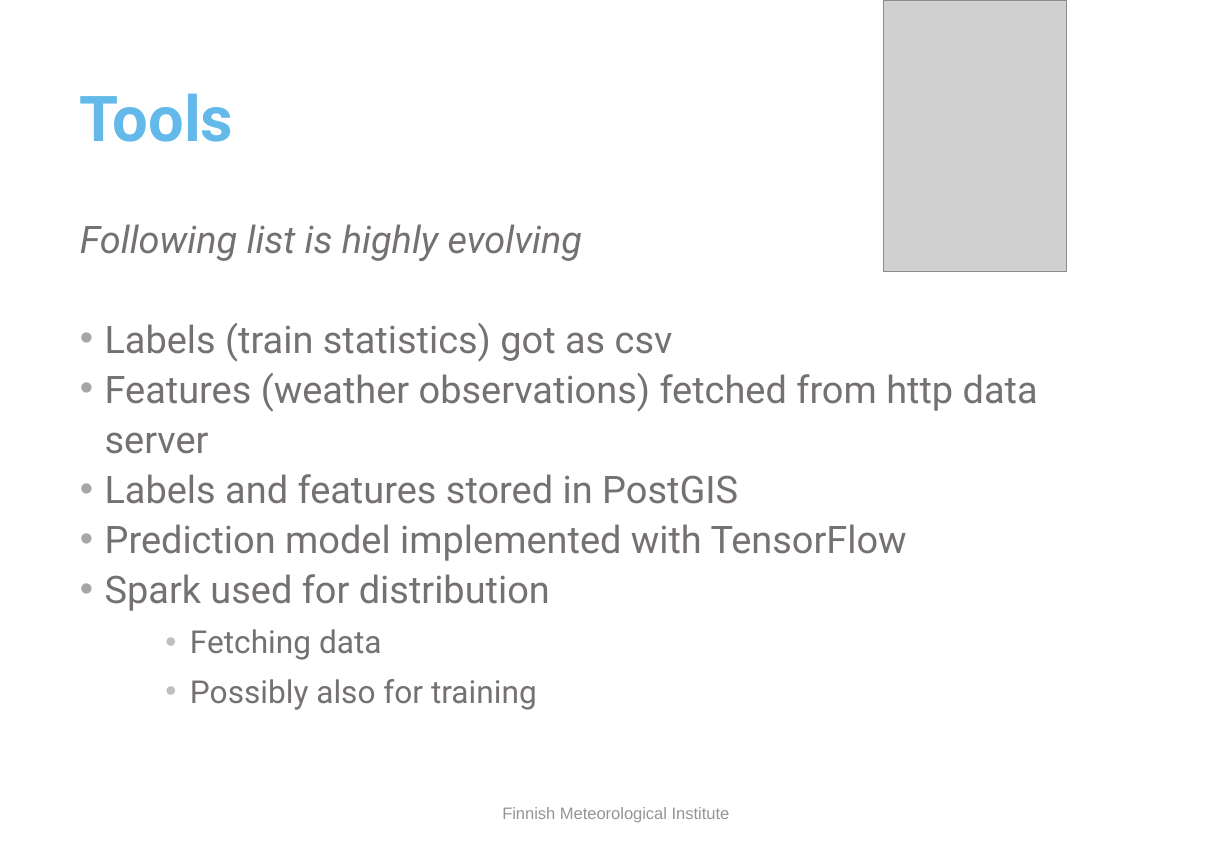
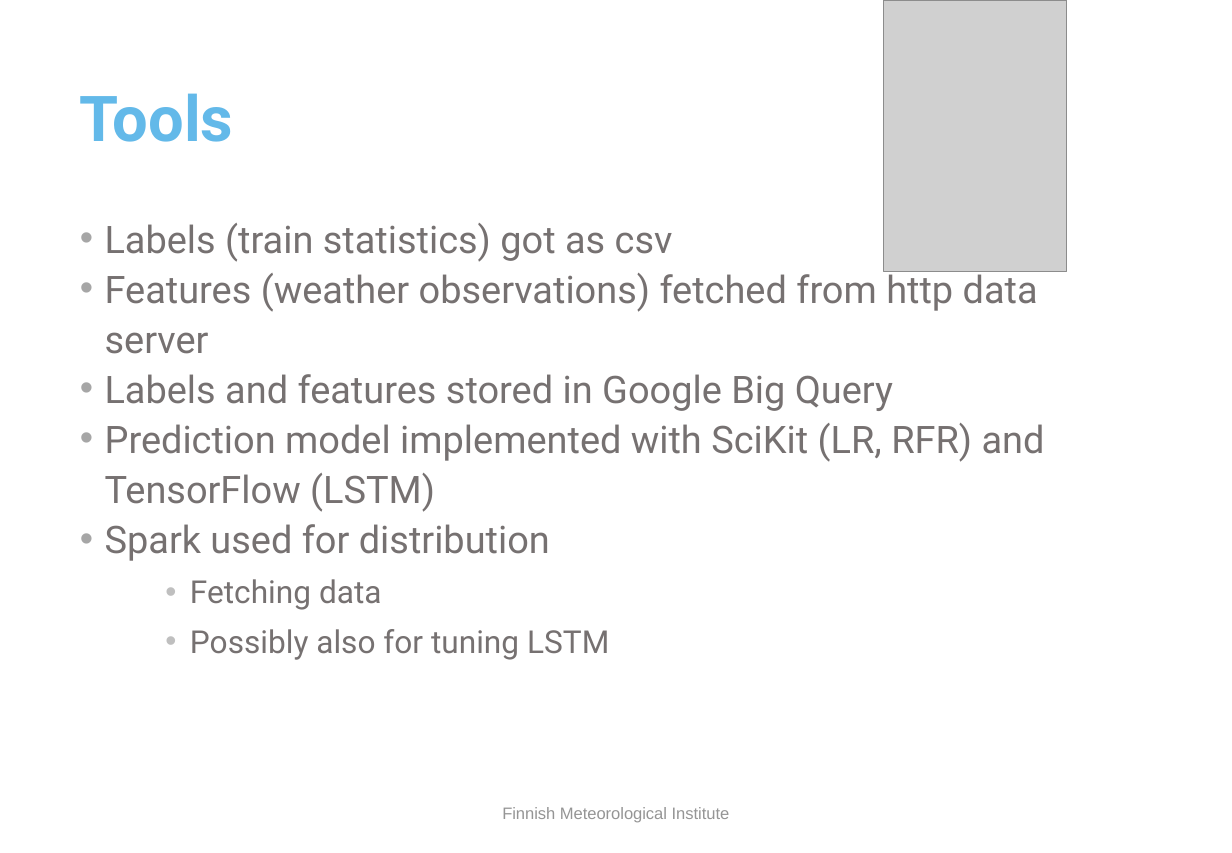
Before and after one commit to fmidev/trains, a slide deck: slide 13 of material/trains_technical.pptx (slide 4 before the commit). Drawn at 1232x853 pixels with LibreOffice and Linux fonts; fonts in the diff are those of the drawing; grey boxes stand for pictures; background and template pictures are left out. Boxes give left, top, right and bottom in pixels: in the first picture for what was removed or moved away, otherwise in the second. Text is boxed around its words. In the diff, an @@ line names an element or a change of style, - is before the commit and + after.

```diff
--- a/material/trains_technical.pptx
+++ b/material/trains_technical.pptx
@@ text at [80, 224, 582, 261]: paragraph removed @@
-Following list is highly evolving
@@ text at [105, 374, 1045, 512]: text changed @@
-• Labels and features stored in PostGIS
-• Prediction model implemented with TensorFlow
+• Labels and features stored in Google Big Query
+• Prediction model implemented with SciKit (LR, RFR) and TensorFlow (LSTM)
@@ text at [190, 629, 609, 660]: text changed @@
-  • Possibly also for training
+  • Possibly also for tuning LSTM
```
Also in this commit, not shown: 8 other slides changed, 4 slides added, 1 slide removed, 16 other files.
